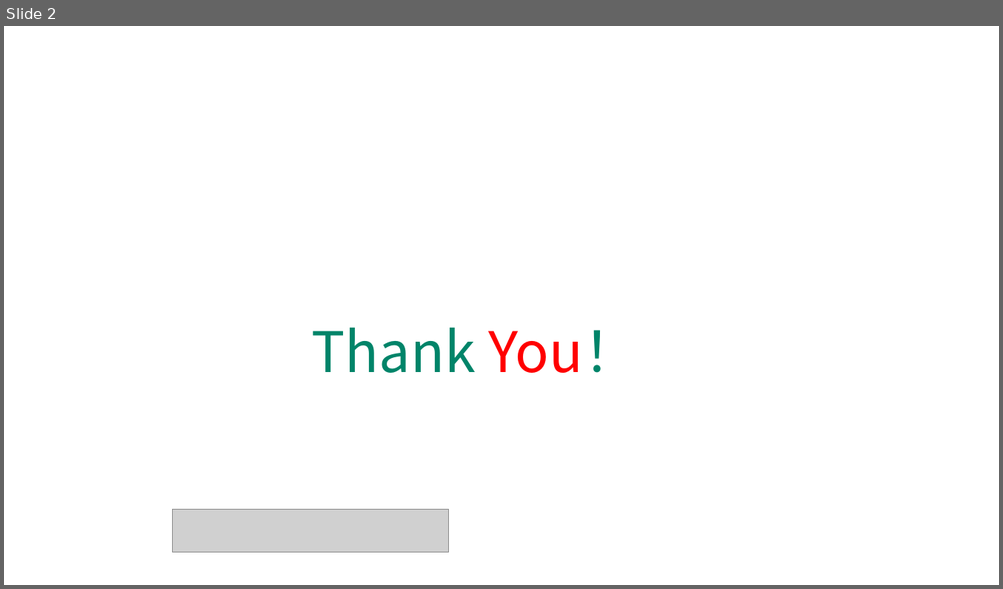
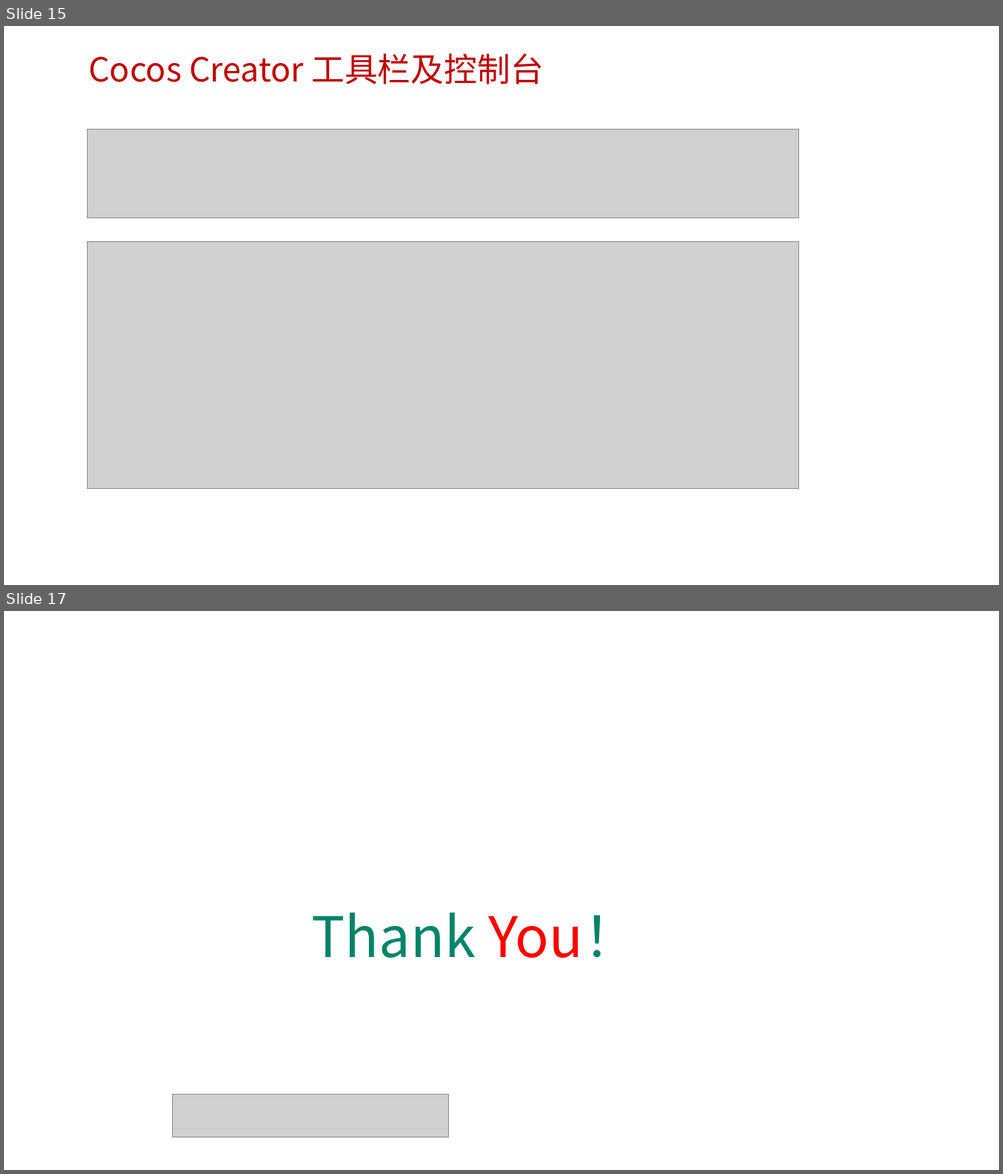
Before and after one commit to edu2act/course-H5-Animation-and-Game-Development, a slide deck: materials/slides/ch16.pptx. Shown one above the other, each under a label of ours: slide 2 before the commit, slides 15 and 17 after it; the slides between them are not shown. The pictures are 1003x589 and 1003x1174 pixels, drawn with LibreOffice and Linux fonts; fonts in the diff are those of the drawing; grey boxes stand for pictures; background and template pictures are left out. Boxes give left, top, right and bottom in pixels: in the first picture for what was removed or moved away, otherwise in the second. Text is boxed around its words. In the diff, an @@ line names an element or a change of style, - is before the commit and + after.

```diff
--- a/materials/slides/ch16.pptx
+++ b/materials/slides/ch16.pptx
@@ slide 15 added at (4, 26, 999, 585), background picture (left out) @@
@@ text added at (88, 53, 543, 84), 32 pt, text #C00000 @@
+Cocos Creator 工具栏及控制台
@@ picture added at (88, 129, 799, 218) @@
@@ picture added at (88, 241, 799, 488) @@
@@ what was slide 2 is now slide 17 @@
```
Also in this commit, not shown: 1 slide changed, 14 other slides added, 22 other files.
